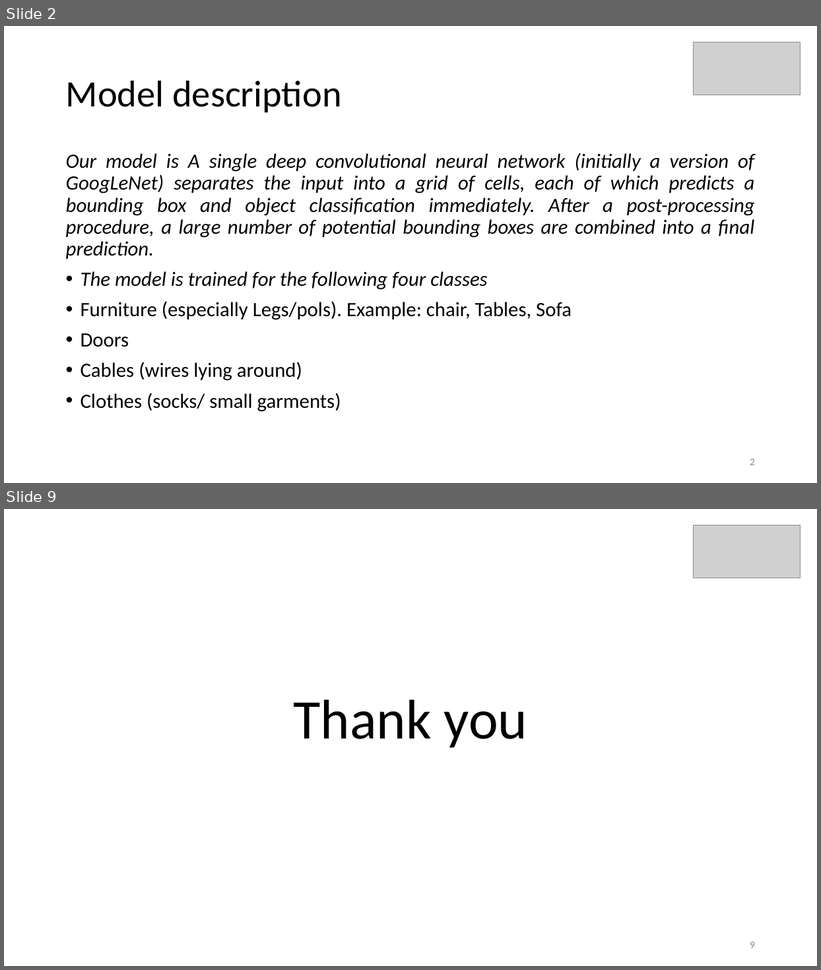
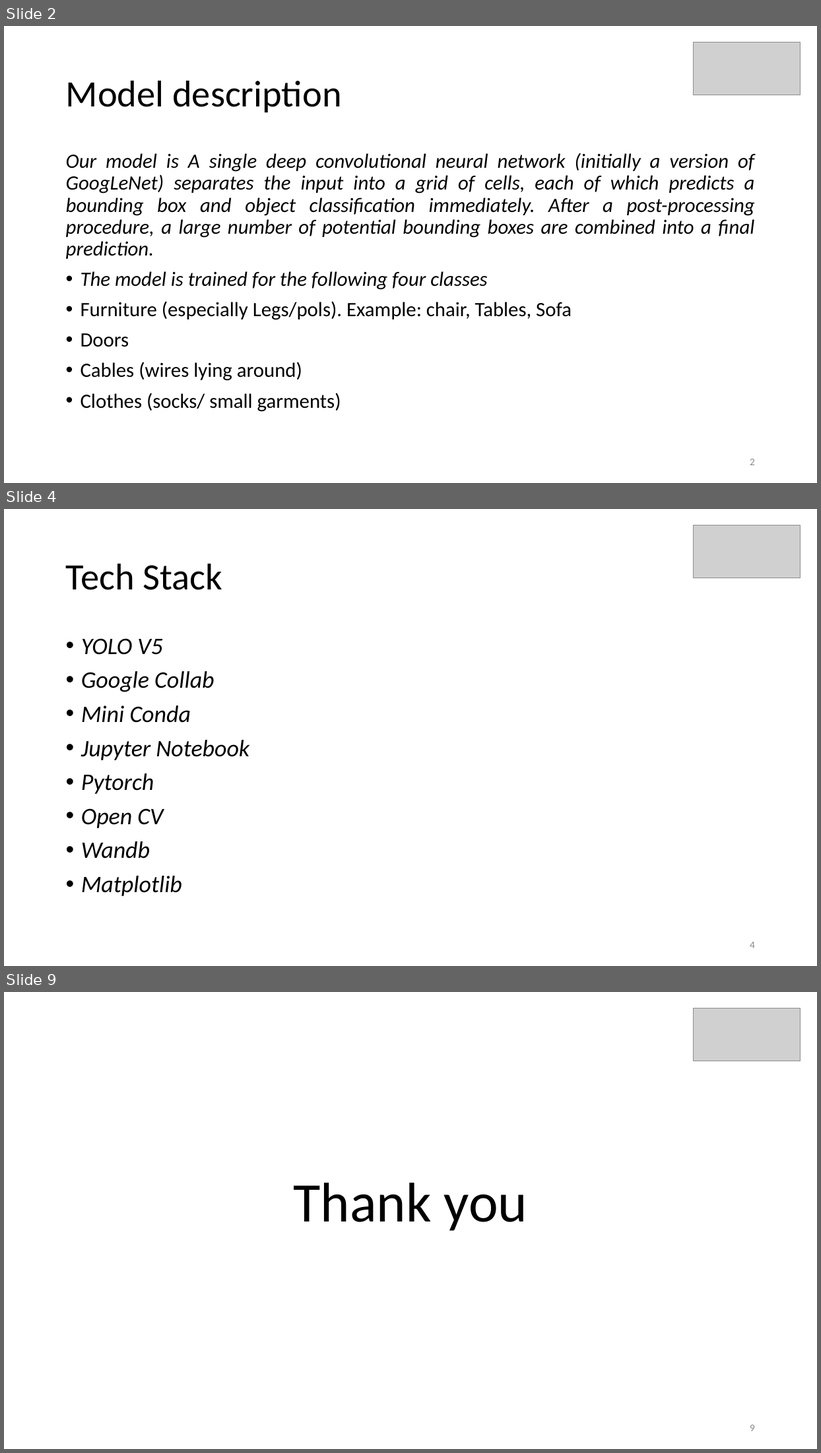
Before and after one commit to Yuvraj-kadale/Sauber, a slide deck: Team sauber.ppt. Shown one above the other, each under a label of ours: slides 2 and 9 before the commit, slides 2, 4 and 9 after it; the slides between them are not shown. The pictures are 821x970 and 821x1453 pixels, drawn with LibreOffice and Linux fonts; fonts in the diff are those of the drawing; grey boxes stand for pictures. Boxes give left, top, right and bottom in pixels: in the first picture for what was removed or moved away, otherwise in the second. Text is boxed around its words. In the diff, an @@ line names an element or a change of style, - is before the commit and + after.

```diff
--- a/Team sauber.ppt
+++ b/Team sauber.ppt
@@ slide 4 added at [4, 509, 817, 966], background #FFFFFF @@
@@ picture added at [693, 525, 799, 578] @@
@@ title added at [66, 563, 223, 590], 44 pt, text #000000 @@
+Tech Stack
@@ text added at [81, 638, 250, 896], 28 pt, text #000000, italic @@
+• YOLO V5
+• Google Collab
+• Mini Conda
+• Jupyter Notebook
+• Pytorch
+• Open CV
+• Wandb
+• Matplotlib
@@ page number added at [750, 942, 755, 949], 12 pt, text #898989 @@
+4
```
Also in this commit, not shown: 4 slides changed, 1 other slide added, 2 slides removed.
